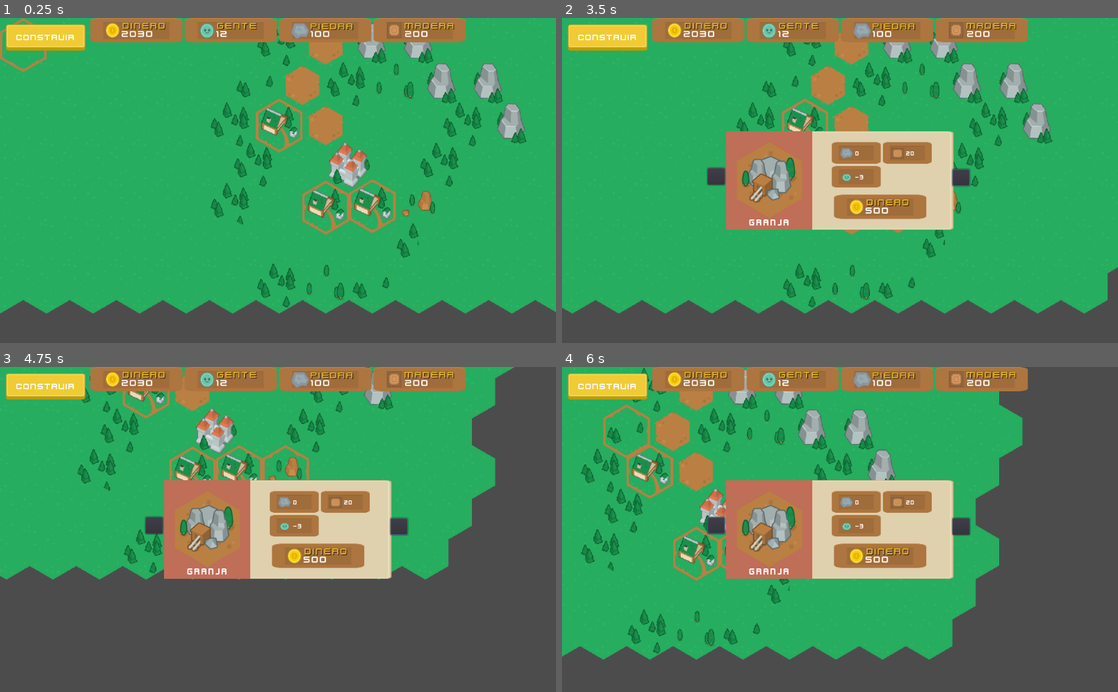
Above: before the commit, frames 1-4 (two rows, left to right).
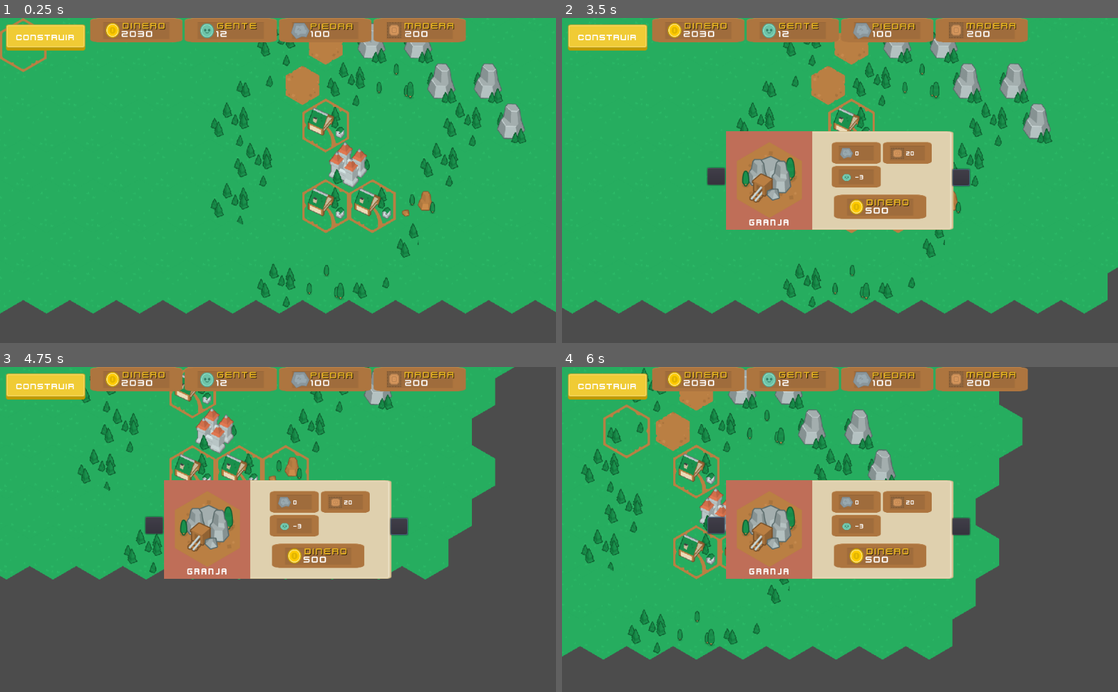
Above: after the commit, the same moments.

Repository: outrera/godotrts-1
Game: Godot game, scene res://Node.tscn
The game is run twice, just before and just after one commit, with the same random seed, the same clock (stepped at 60 frames per second) and the same inputs.
Inputs (mouse positions are in pixels of both pictures, inside the frame that each line leads up to):
- Up to frame 1 (0.25 s): no input
- Up to frame 2 (3.5 s): click "Construir" at 0.5 s; click (717, 177) at 1.25 s; click (962, 177) at 2 s; tap Enter at 2.75 s; move the mouse to (862, 180) at 2.77 s; press the mouse at (862, 180) at 2.78 s; hold Right (ui_right) from 2.78 s (still down)
- Up to frame 3 (4.75 s): move the mouse to (289, 487) at 3.52 s; release Right (ui_right) at 3.53 s; release the mouse at (289, 487) at 3.53 s; hold Down (ui_down) 3.53-4.28 s; click (289, 487) at 3.6 s; move the mouse to (305, 454) at 4.27 s; press the mouse at (305, 454) at 4.28 s; hold Right (ui_right) from 4.28 s (still down)
- Up to frame 4 (6 s): move the mouse to (701, 380) at 5.02 s; release Right (ui_right) at 5.03 s; release the mouse at (701, 380) at 5.03 s; hold Up (ui_up) 5.03-5.78 s; click (701, 380) at 5.1 s; move the mouse to (628, 435) at 5.77 s; press the mouse at (628, 435) at 5.78 s; hold Left (ui_left) from 5.78 s (still down)

The runs differ from the first frame. In frame 1, 1.9% of the frame differs, in the area x 46-63%, y 24-67%; in frame 2, 1.0%; in frame 3, 1.0%; in frame 4, 1.9%.

Commit message:
Reducción de código

Diff:
--- a/Builds/Granja/Granja.tscn
+++ b/Builds/Granja/Granja.tscn
@@ -4,17 +4,17 @@
 [ext_resource path="res://Builds/Granja/Granja.gd" type="Script" id=2]
 [ext_resource path="res://Graphics/PNG/Tiles/Medieval/medieval_windmill.png" type="Texture" id=3]
 
-[node name="12" groups=[
+[node name="12" index="0" groups=[
 "Granja",
 ] instance=ExtResource( 1 )]
 
 script = ExtResource( 2 )
 precio = 300
 desc = "Esta es la granja del proletariado"
+nombre = "Granja"
 coste_gente = -3
 coste_piedra = -20
 coste_madera = -40
-nombre = "Granja"
 
 [node name="spr" parent="build" index="0"]
 
--- a/Codes/Info.gd
+++ b/Codes/Info.gd
@@ -10,7 +10,6 @@
 func _ready():
 	visible = false
 	connect("cambiar_datos",self,"_cambiar_datos_edificio")
-	$Build/icon.texture = global_var.edificios[cont].instance().get_node("build/spr").texture
 	_cambiar_datos_edificio()
 
 	set_process(true)
@@ -30,11 +29,6 @@
 			global_var.mouse.queue_free()
 		global_var.mouse = in_build
 
-		if Input.is_mouse_button_pressed(2) and global_var.posible:
-			global_var.mouse = null
-			in_build = null
-			global_var.posible = false
-
 func _construir():
 	var newEdificio = null
 	if global_var.recursos["Madera"] >= global_var.edificios[cont].instance().coste_madera and global_var.recursos["Piedra"] >= global_var.edificios[cont].instance().coste_piedra:
@@ -49,27 +43,22 @@
 		return
 
 func _cambiar_datos_edificio():
-	$Build/desc.text = global_var.edificios[cont].instance().desc
+	$Build/icon.texture = global_var.edificios[cont].instance().get_node("build/spr").texture
 	$Build/costos/Piedra/Label.text = str((global_var.edificios[cont].instance().coste_piedra))
 	$Build/costos/Madera/Label.text = str((global_var.edificios[cont].instance().coste_madera))
 	$Build/costos/Gente/Label.text = str((global_var.edificios[cont].instance().coste_gente))
 	$Build/comprar/text.text = str(global_var.edificios[cont].instance().precio)
 
-func _hover():
-	$hover/nombre.text = global_var.mouse_en
-
 func _on_nov_iz_pressed():
 	cont -= 1
 	if cont < 0:
 		cont = global_var.edificios.size()-1
-	$Build/icon.texture = global_var.edificios[cont].instance().get_node("build/spr").texture
 	emit_signal("cambiar_datos")
 
 func _on_nov_der_pressed():
 	cont += 1
 	if cont == global_var.edificios.size():
 		cont = global_var.edificios.size()-cont
-	$Build/icon.texture = global_var.edificios[cont].instance().get_node("build/spr").texture
 	emit_signal("cambiar_datos")
 
 func _on_comprar_gui_input(ev):
--- a/Graphics/GUI/InfoRecursos/Contenedor_elemento_info.gd
+++ b/Graphics/GUI/InfoRecursos/Contenedor_elemento_info.gd
@@ -11,12 +11,3 @@
 	for i in global_var.recursos:
 		if i == get_name():
 			$text.text = str(global_var.recursos[i])
-
-func _clic(ev):
-	if ev is InputEventMouseButton:
-		if ev.is_pressed():
-			if !get_parent() is NinePatchRect:
-				if rect_position.x == pos_inicio.x+70:
-					rect_position.x -= 70
-				elif rect_position.x == pos_inicio.x:
-					rect_position.x += 70
--- a/Graphics/GUI/InfoRecursos/Contenedor_elemento_info.tscn
+++ b/Graphics/GUI/InfoRecursos/Contenedor_elemento_info.tscn
@@ -4,7 +4,6 @@
 [ext_resource path="res://Graphics/GUI/InfoRecursos/Contenedor_elemento_info.gd" type="Script" id=2]
 [ext_resource path="res://Graphics/GUI/InfoRecursos/hudCoin.png" type="Texture" id=3]
 [ext_resource path="res://Graphics/Font/kenvector_future.ttf" type="DynamicFontData" id=4]
-
 
 [sub_resource type="DynamicFont" id=1]
 
@@ -37,7 +36,6 @@
 
 [node name="icon" type="TextureRect" parent="." index="0"]
 
-editor/display_folded = true
 anchor_left = 0.5
 anchor_top = 0.5
 anchor_right = 0.5
--- a/Node.tscn
+++ b/Node.tscn
@@ -16,8 +16,8 @@
 [ext_resource path="res://Graphics/GUI/InfoRecursos/meteorGrey_big1.png" type="Texture" id=14]
 [ext_resource path="res://Graphics/GUI/InfoRecursos/trunk_top.png" type="Texture" id=15]
 [ext_resource path="res://Graphics/GUI/InfoRecursos/hudPlayer_green.png" type="Texture" id=16]
-[ext_resource path="res://Graphics/Font/kenvector_future.ttf" type="DynamicFontData" id=17]
-[ext_resource path="res://Graphics/buttonLarge.png" type="Texture" id=18]
+[ext_resource path="res://Graphics/buttonLarge.png" type="Texture" id=17]
+[ext_resource path="res://Graphics/Font/kenvector_future.ttf" type="DynamicFontData" id=18]
 
 [sub_resource type="DynamicFont" id=1]
 
@@ -37,29 +37,13 @@
 
 [sub_resource type="DynamicFont" id=3]
 
-size = 12
-use_mipmaps = false
-use_filter = false
-font_data = ExtResource( 11 )
-_sections_unfolded = [ "Font", "Settings" ]
-
-[sub_resource type="DynamicFont" id=4]
-
-size = 20
-use_mipmaps = false
-use_filter = false
-font_data = ExtResource( 17 )
-_sections_unfolded = [ "Font" ]
-
-[sub_resource type="DynamicFont" id=5]
-
 size = 16
 use_mipmaps = false
 use_filter = false
-font_data = ExtResource( 17 )
+font_data = ExtResource( 18 )
 _sections_unfolded = [ "Font" ]
 
-[node name="Node" type="Node"]
+[node name="Node" type="Node" index="0"]
 
 __meta__ = {
 "_edit_horizontal_guides_": [ 351.161, 372.624 ],
@@ -138,7 +122,7 @@
 
 [node name="House" parent="Edificios" index="0" instance=ExtResource( 3 )]
 
-position = Vector2( 780, 420 )
+position = Vector2( 780, 416 )
 z_index = 0
 precio = 200
 desc = ""
@@ -156,7 +140,7 @@
 
 [node name="House3" parent="Edificios" index="3" instance=ExtResource( 3 )]
 
-position = Vector2( 660, 208 )
+position = Vector2( 780, 208 )
 z_index = 0
 precio = 200
 desc = ""
@@ -185,6 +169,7 @@
 
 [node name="VBoxContainer" type="HBoxContainer" parent="CanvasLayer/Control" index="0"]
 
+editor/display_folded = true
 anchor_left = 0.5
 anchor_top = 0.0
 anchor_right = 0.5
@@ -333,32 +318,7 @@
 texture = ExtResource( 12 )
 stretch_mode = 0
 
-[node name="desc" type="Label" parent="CanvasLayer/Builds_Selector/Build" index="4"]
-
-visible = false
-anchor_left = 0.0
-anchor_top = 0.0
-anchor_right = 0.0
-anchor_bottom = 0.0
-margin_left = 172.0
-margin_top = 13.0
-margin_right = 407.0
-margin_bottom = 141.0
-rect_pivot_offset = Vector2( 0, 0 )
-rect_clip_content = false
-mouse_filter = 2
-mouse_default_cursor_shape = 0
-size_flags_horizontal = 1
-size_flags_vertical = 4
-custom_fonts/font = SubResource( 2 )
-text = "Hola Mundo ihhfeirlnf hwefrinfei rfiewnrfioefh erfioenfruierf owebfrnouewbfnoie foeuwbfioenrfoe foenrfoienrf efrobewofineh rfoei"
-autowrap = true
-percent_visible = 1.0
-lines_skipped = 0
-max_lines_visible = -1
-_sections_unfolded = [ "custom_fonts" ]
-
-[node name="nov_iz" type="Button" parent="CanvasLayer/Builds_Selector/Build" index="5"]
+[node name="nov_iz" type="Button" parent="CanvasLayer/Builds_Selector/Build" index="4"]
 
 anchor_left = 0.0
 anchor_top = 0.0
@@ -382,7 +342,7 @@
 flat = false
 align = 1
 
-[node name="nov_der" type="Button" parent="CanvasLayer/Builds_Selector/Build" index="6"]
+[node name="nov_der" type="Button" parent="CanvasLayer/Builds_Selector/Build" index="5"]
 
 anchor_left = 0.0
 anchor_top = 0.0
@@ -406,9 +366,8 @@
 flat = false
 align = 1
 
-[node name="costos" type="GridContainer" parent="CanvasLayer/Builds_Selector/Build" index="7"]
-
-editor/display_folded = true
+[node name="costos" type="GridContainer" parent="CanvasLayer/Builds_Selector/Build" index="6"]
+
 anchor_left = 1.0
 anchor_top = 0.0
 anchor_right = 1.0
@@ -427,7 +386,6 @@
 
 [node name="Piedra" type="NinePatchRect" parent="CanvasLayer/Builds_Selector/Build/costos" index="0"]
 
-editor/display_folded = true
 anchor_left = 0.0
 anchor_top = 0.0
 anchor_right = 0.0
@@ -480,7 +438,7 @@
 mouse_default_cursor_shape = 0
 size_flags_horizontal = 1
 size_flags_vertical = 4
-custom_fonts/font = SubResource( 3 )
+custom_fonts/font = SubResource( 2 )
 text = "-100"
 percent_visible = 1.0
 lines_skipped = 0
@@ -543,7 +501,7 @@
 mouse_default_cursor_shape = 0
 size_flags_horizontal = 1
 size_flags_vertical = 4
-custom_fonts/font = SubResource( 3 )
+custom_fonts/font = SubResource( 2 )
 text = "-100"
 percent_visible = 1.0
 lines_skipped = 0
@@ -606,51 +564,14 @@
 mouse_default_cursor_shape = 0
 size_flags_horizontal = 1
 size_flags_vertical = 4
-custom_fonts/font = SubResource( 3 )
+custom_fonts/font = SubResource( 2 )
 text = "-100"
 percent_visible = 1.0
 lines_skipped = 0
 max_lines_visible = -1
 _sections_unfolded = [ "custom_fonts" ]
 
-[node name="hover" type="Node2D" parent="CanvasLayer" index="2"]
-
-editor/display_folded = true
-position = Vector2( -1008.8, 241.119 )
-
-[node name="spr" type="Sprite" parent="CanvasLayer/hover" index="0"]
-
-self_modulate = Color( 1, 1, 1, 0.784314 )
-position = Vector2( 480, -195.678 )
-scale = Vector2( 3, 0.393939 )
-texture = ExtResource( 10 )
-_sections_unfolded = [ "Visibility" ]
-
-[node name="nombre" type="Label" parent="CanvasLayer/hover" index="1"]
-
-anchor_left = 0.0
-anchor_top = 0.0
-anchor_right = 0.0
-anchor_bottom = 0.0
-margin_left = 93.0
-margin_top = -182.0
-margin_right = 868.0
-margin_bottom = -159.0
-rect_pivot_offset = Vector2( 0, 0 )
-rect_clip_content = false
-mouse_filter = 2
-mouse_default_cursor_shape = 0
-size_flags_horizontal = 1
-size_flags_vertical = 4
-custom_fonts/font = SubResource( 4 )
-text = "NombreEdificio"
-align = 1
-percent_visible = 1.0
-lines_skipped = 0
-max_lines_visible = -1
-_sections_unfolded = [ "custom_fonts" ]
-
-[node name="Build" type="TextureButton" parent="CanvasLayer" index="3"]
+[node name="Build" type="TextureButton" parent="CanvasLayer" index="2"]
 
 editor/display_folded = true
 anchor_left = 0.0
Not shown: 3 places in Node.tscn that only renumber resources
